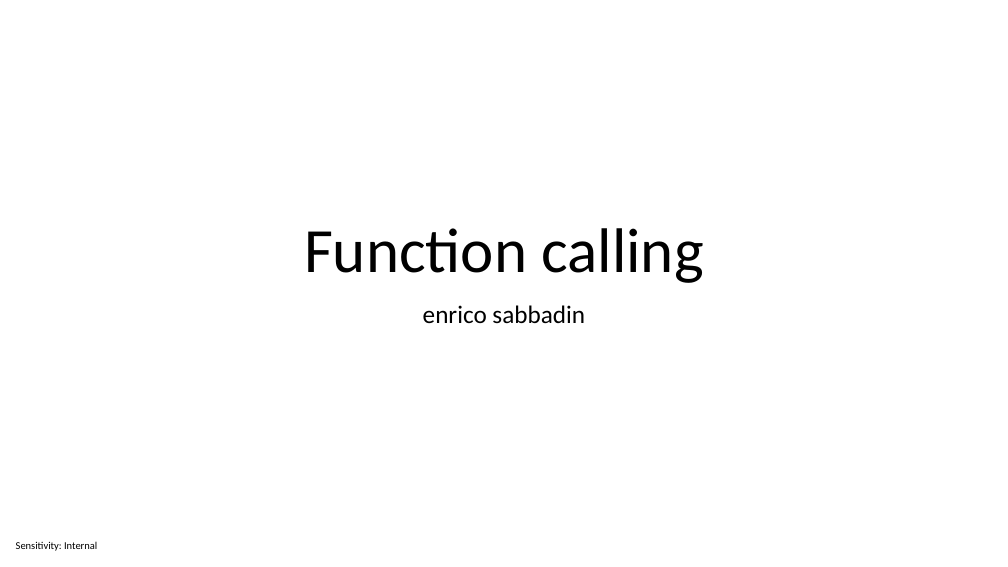
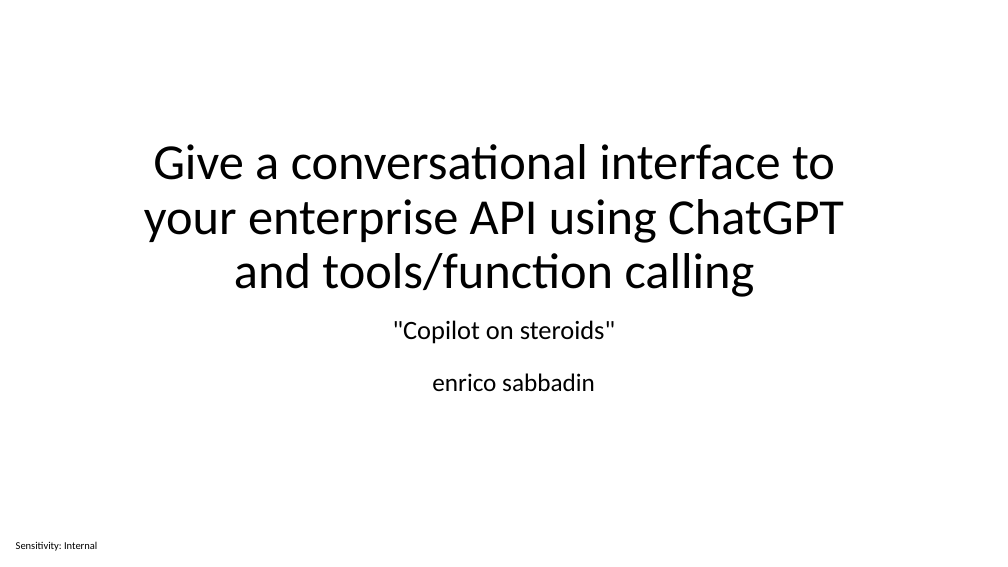
Before and after one commit to sabbadino/function-caling, a slide deck: slide 1 of Function calling.pptx. Drawn at 1008x567 pixels with LibreOffice and Linux fonts; fonts in the diff are those of the drawing. Boxes give left, top, right and bottom in pixels: in the first picture for what was removed or moved away, otherwise in the second. Text is boxed around its words. In the diff, an @@ line names an element or a change of style, - is before the commit and + after.

```diff
--- a/Function calling.pptx
+++ b/Function calling.pptx
@@ text added at (144,144,844,297), 48 pt, text #000000 @@
+Give a conversational interface to your enterprise API using ChatGPT and tools/function calling
@@ title removed at (304,228,703,283) @@
-Function calling
@@ title added at (393,320,615,344), 25.2 pt, text #000000 @@
+"Copilot on steroids"
@@ subtitle "enrico sabbadin": place and size @@
-subtitle "enrico sabbadin" at (423,305,585,323)
+subtitle "enrico sabbadin" at (432,373,595,392)
```
Also in this commit, not shown: 2 other slides changed, 1 slide added.
